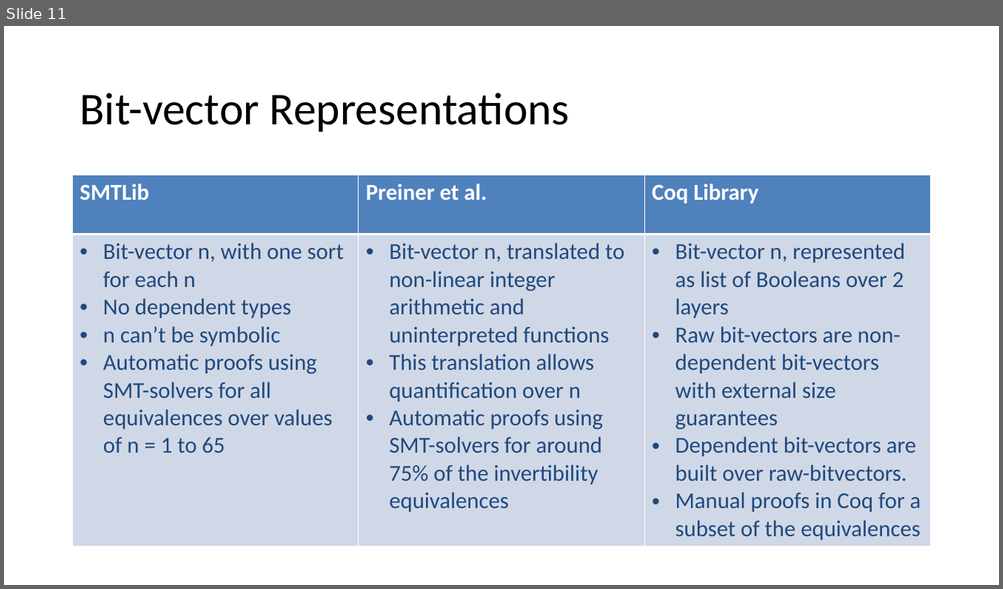
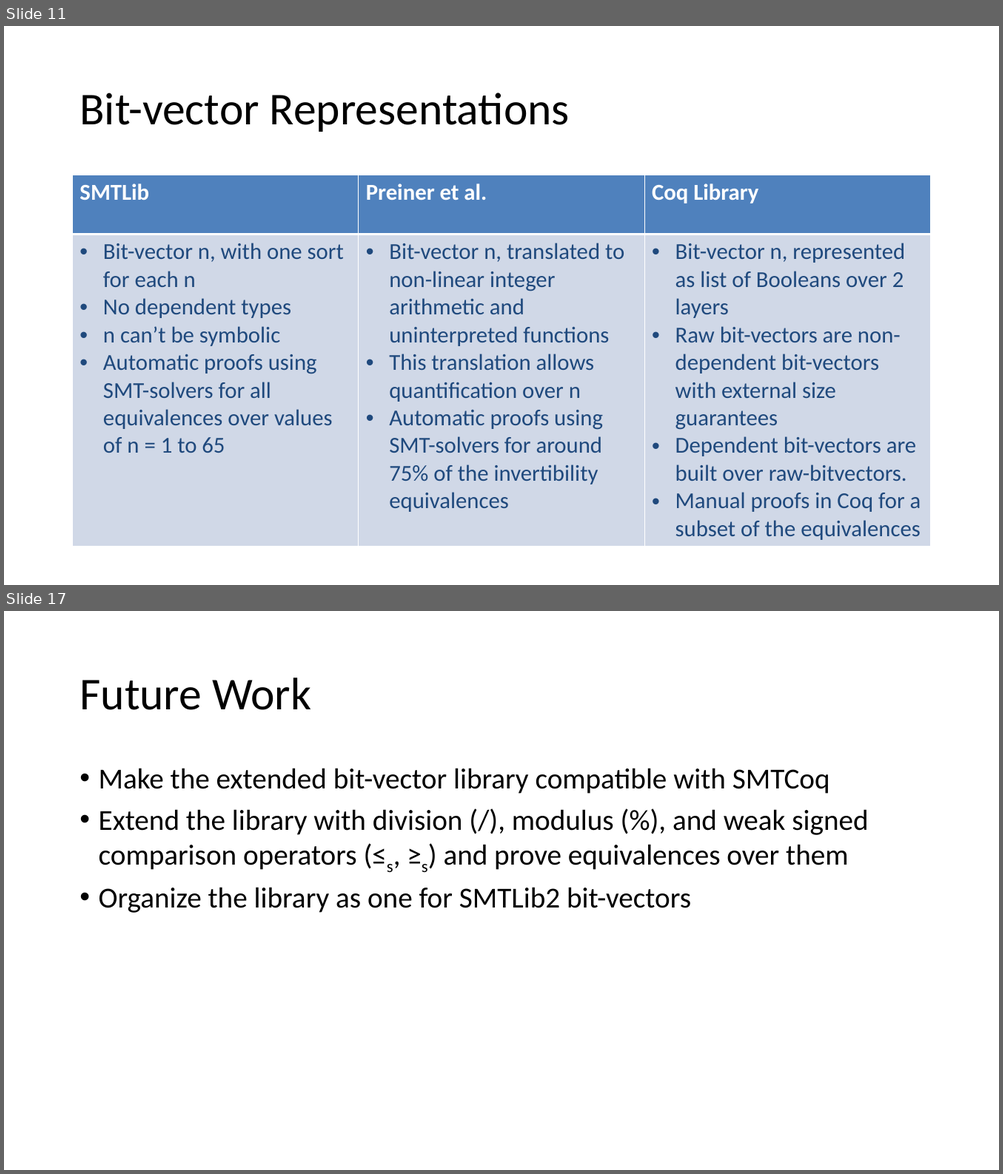
Before and after one commit to arjunvish/pxtp2019presentation, a slide deck: Presentation.pptx. Shown one above the other, each under a label of ours: slide 11 before the commit, slides 11 and 17 after it; the slides between them are not shown. The pictures are 1003x589 and 1003x1174 pixels, drawn with LibreOffice and Linux fonts; fonts in the diff are those of the drawing. Boxes give left, top, right and bottom in pixels: in the first picture for what was removed or moved away, otherwise in the second. Text is boxed around its words. In the diff, an @@ line names an element or a change of style, - is before the commit and + after.

```diff
--- a/Presentation.pptx
+++ b/Presentation.pptx
@@ slide 17 added at bbox=[4, 611, 999, 1170], background #FFFFFF @@
@@ title added at bbox=[79, 678, 311, 710], 44 pt, text #000000 @@
+Future Work
@@ text added at bbox=[99, 768, 868, 913], 28 pt, text #000000 @@
+• Make the extended bit-vector library compatible with SMTCoq
+• Extend the library with division (/), modulus (%), and weak signed comparison operators (≤s, ≥s) and prove equivalences over them
+• Organize the library as one for SMTLib2 bit-vectors
```
Also in this commit, not shown: 3 slides changed, 4 other slides added.
